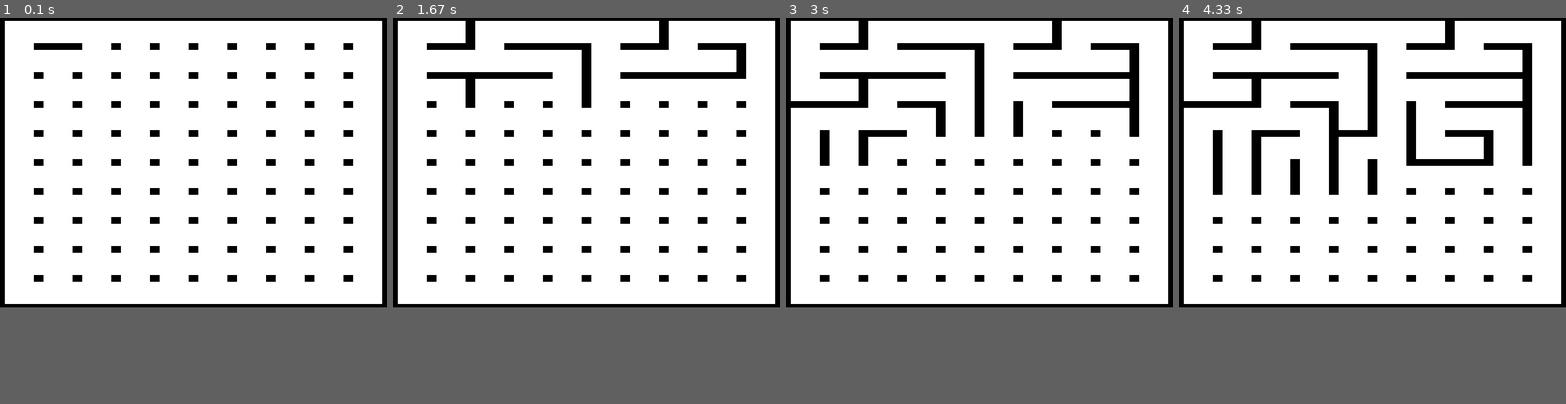
Above: before the commit, frames 1-4 (left to right).
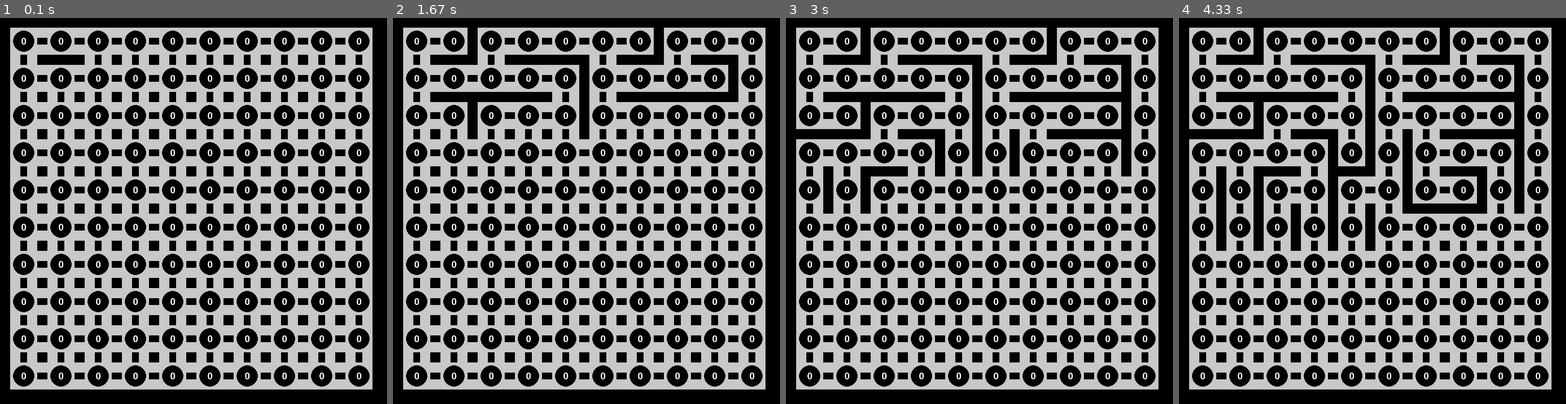
Above: after the commit, the same moments.

Repository: ooishiisao/pygame_game
Game: pygame game, started from maze/maze.py
Two runs of this game, one before a commit and one after it. Both use one fixed random seed, a clock stepped at 60 frames per second and the inputs below.
Inputs:
- Up to frame 1 (0.1 s): no input
- Up to frame 2 (1.67 s): no input
- Up to frame 3 (3 s): no input
- Up to frame 4 (4.33 s): no input
In our replay, the window is 800x600 before the commit and 800x800 after it. These sizes can differ from the game's own. Grey fills any space a smaller window leaves; there, only what the larger window draws over its background counts as a difference.

The runs differ from the first frame. In frame 1, 82% of the frame differs, in the area x 1-99%, y 0-97%; in frame 2, 81%; in frame 3, 80%; in frame 4, 78%.

Commit message:
やり方変更

Diff:
--- a/maze/maze.py
+++ b/maze/maze.py
@@ -11,45 +11,54 @@
     x             = 0
     y             = 0
 
+
 class MazeMap():
-    FLOOR   = 0
-    WALL   = 1
-    CURRENT = 2
-    NEW     = 3
+    FLOOR = 0
+    WALL  = 1
 
     UP    = 0
     LEFT  = 1
     RIGHT = 2
     DOWN  = 3
+
     NONE  = 4
 
-    def __init__(self, maze_size_x : int, maze_size_y : int):
+    def __init__(self, size_x : int, size_y : int):
         super().__init__()
         # 最低5以上の奇数
-        if maze_size_x % 2 == 0:
-            maze_size_x += 1
-        if maze_size_x < 5:
-            maze_size_x = 5
-        if maze_size_y % 2 == 0:
-            maze_size_y += 1
-        if maze_size_y < 5:
-            maze_size_y = 5
-        self.maze_size_x = maze_size_x
-        self.maze_size_y = maze_size_y
-        self.map = [[0 for i in range(maze_size_y)] for j in range(maze_size_x)]
+        if size_x % 2 == 0:
+            size_x += 1
+        if size_x < 5:
+            size_x = 5
+        if size_y % 2 == 0:
+            size_y += 1
+        if size_y < 5:
+            size_y = 5
+        self.size_x = size_x
+        self.size_y = size_y
+        self.map = [[0 for i in range(size_y)] for j in range(size_x)]
         self._step    = 0
         self._steps   = []
         self._substep = 0
         self.clear()
 
     def clear(self):
-        for x, y in product(range(self.maze_size_x), range(self.maze_size_y)):
-            if x == 0 or x == self.maze_size_x-1 or y == 0 or y == self.maze_size_y-1:
+        for x, y in product(range(self.size_x), range(self.size_y)):
+            if x == 0 or x == self.size_x-1 or y == 0 or y == self.size_y-1:
                 self.map[x][y] = MazeMap.WALL
             #elif x % 2 == 0 and y % 2 == 0:
             #    self.map[x][y] = MazeMap.WALL
             else:
                 self.map[x][y] = MazeMap.FLOOR
+
+    def get_type(self, pos_x : int, pos_y : int):
+        size_x = self.size_x
+        size_y = self.size_y
+        if pos_x >= 0 and pos_x < size_x and pos_y >= 0 and pos_y < size_y:
+            ret = self.map[pos_x][pos_y]
+        else:
+            ret = MazeMap.WALL
+        return ret
 
     def make_method1(self):
         self.prepare_method1()
@@ -61,9 +70,9 @@
         self._step    = 0
         self._steps   = []
         self._substep = 0
-        for y, x in product(range(self.maze_size_y), range(self.maze_size_x)):
-            if x > 0 and x < self.maze_size_x-1 and x % 2 == 0 \
-               and y > 0 and y < self.maze_size_y-1 and y % 2 == 0:
+        for y, x in product(range(self.size_y), range(self.size_x)):
+            if x > 0 and x < self.size_x-1 and x % 2 == 0 \
+               and y > 0 and y < self.size_y-1 and y % 2 == 0:
                 self._steps.append((x, y))
 
     def next_method1(self) -> bool:
@@ -105,226 +114,207 @@
         else:
             return False
 
-class MazeGroup(pygame.sprite.Group):
-
-    def __init__(self, maze : MazeMap, size_x : int, size_y : int, size_px_x : int, size_px_y : int):
-        super().__init__()
-        self._maze = maze
-        self._maze.prepare_method1()
-        self._complate_flag = False
-        #self._maze.make_method1()
-
-        for x in range(size_x):
-            for y in range(size_y):
-                area_size_x = size_px_x // size_x
-                area_size_y = size_px_y // size_y
-                area_pos_x  = area_size_x * x
-                area_pos_y  = area_size_y * y
-                rect = pygame.Rect(area_pos_x, area_pos_y, area_size_x, area_size_y)
-                sprite = MazeSprite(self._maze, x, y, rect)
-                self.add(sprite)
-
-    def update(self):
-        if not self._maze.next_method1():
-            self._complate_flag = True
-        super().update()
-
-    def is_complate(self):
-        return self._complate_flag
-
-
-class MazeSprite(pygame.sprite.Sprite):
-
-    def __init__(self, maze : MazeMap, x : int, y : int, rect : pygame.Rect):
-        super().__init__()
-        self._maze = maze
-        self._maze_x = x * 2 + 1
-        self._maze_y = y * 2 + 1
-        self.rect = rect
-        self.image = pygame.Surface((rect.width, rect.height))
-
-    def update(self):
-        self.image.fill((255,255,255))
-        x = self._maze_x
-        y = self._maze_y
-        width  = self.rect.width - 0
-        height = self.rect.height - 0
-        thick_x = width  // 8
-        thick_y = height // 8
-        self.image.fill((0,0,0), (0,             0,              thick_x, thick_y))
-        self.image.fill((0,0,0), (width-thick_x, 0,              thick_x, thick_y))
-        self.image.fill((0,0,0), (0,             height-thick_y, thick_x, thick_y))
-        self.image.fill((0,0,0), (width-thick_x, height-thick_y, thick_x, thick_y))
-        if self._maze.map[x][y-1] == MazeMap.WALL:
-            self.image.fill((0,0,0), \
-                (thick_x,       0,              width-thick_x*2, thick_y         ))
-        if self._maze.map[x-1][y] == MazeMap.WALL:
-            self.image.fill((0,0,0), \
-                (0,             thick_y,        thick_x,         height-thick_y*2))
-        if self._maze.map[x+1][y] == MazeMap.WALL:
-            self.image.fill((0,0,0), \
-                (width-thick_x, thick_y,        thick_x,         height-thick_y*2))
-        if self._maze.map[x][y+1] == MazeMap.WALL:
-            self.image.fill((0,0,0), \
-                (thick_x,       height-thick_y, width-thick_x*2, thick_y         ))
+    def is_complete(self) -> bool:
+        if self._step < len(self._steps):
+            return False
+        else:
+            return True
+
+    def dump(self):
+        for y in range(self.size_y):
+            line = ""
+            for x in range(self.size_x):
+                line += f"{self.map[x][y]} "
+            print(f"{y} :{line}")
+
 
 class MazeGraph():
-
-    def __init__(self, maze : MazeMap, size_x : int, size_y : int):
-        self._maze = maze
-        self._size_x = size_x
-        self._size_y = size_y
-        self.nodes = []
-        self.links = []
-        for x, y in product(range(size_x), range(size_y)):
-            self.nodes.append(MazeNode(x, y))
-
-        for node in self.nodes:
-            maze_x = node.pos_x * 2 + 1
-            maze_y = node.pos_y * 2 + 1
-            # UP
-            node_nextto = MazeNode(-1, -1) # dummy
-            if self._maze.map[maze_x][maze_y-1] == MazeMap.FLOOR:
-                node_nextto = self._find_node(node.pos_x, node.pos_y-1)
-            if node_nextto.link[MazeMap.DOWN] is None:
-                self.links.append(MazeLink(node_nextto, MazeMap.UP, node, MazeMap.DOWN))
-            # LEFT
-            node_nextto = MazeNode(-1, -1) # dummy
-            if self._maze.map[maze_x-1][maze_y] == MazeMap.FLOOR:
-                node_nextto = self._find_node(node.pos_x-1, node.pos_y)
-            if node_nextto.link[MazeMap.RIGHT] is None:
-                self.links.append(MazeLink(node_nextto, MazeMap.LEFT, node, MazeMap.RIGHT))
-            # RIGHT
-            node_nextto = MazeNode(-1, -1) # dummy
-            if self._maze.map[maze_x+1][maze_y] == MazeMap.FLOOR:
-                node_nextto = self._find_node(node.pos_x+1, node.pos_y)
-            if node_nextto.link[MazeMap.LEFT] is None:
-                self.links.append(MazeLink(node, MazeMap.LEFT, node_nextto, MazeMap.RIGHT))
-            # DOWN
-            node_nextto = MazeNode(-1, -1) # dummy
-            if self._maze.map[maze_x][maze_y+1] == MazeMap.FLOOR:
-                node_nextto = self._find_node(node.pos_x, node.pos_y+1)
-            if node_nextto.link[MazeMap.UP] is None:
-                self.links.append(MazeLink(node, MazeMap.UP, node_nextto, MazeMap.DOWN))
-
-    def _find_node(self, x : int, y : int):
-        ret = None
-        for node in self.nodes:
-            if node.pos_x == x and node.pos_y == y:
-                ret = node
-                break
-        return ret
-
-
-class MazeNode():
     UP    = 0
     LEFT  = 1
     RIGHT = 2
     DOWN  = 3
+
+    def __init__(self, map : MazeMap):
+        self._map = map
+        self.elements = []
+
+        size_x = map.size_x
+        size_y = map.size_y
+
+        for x, y in product(range(size_x), range(size_y)):
+            if x % 2 == 0 or y % 2 == 0:
+                self.elements.append(MazeElement(MazeElement.TYPE_LINK, x, y))
+            else:
+                self.elements.append(MazeElement(MazeElement.TYPE_NODE, x, y))
+
+    def scan(self):
+        for elem in self.elements:
+            elem.clear()
+
+        for e in self.elements:
+            elem : MazeElement = e
+            pos_x = elem.pos_x
+            pos_y = elem.pos_y
+
+            if pos_x % 2 == 1 and pos_y % 2 == 1:
+                # UP
+                elem.set_link(MazeGraph.UP,    self._find_elem(pos_x,   pos_y-1) )
+                # LEFT
+                elem.set_link(MazeGraph.LEFT,  self._find_elem(pos_x-1, pos_y  ) )
+                # RIGHT
+                elem.set_link(MazeGraph.RIGHT, self._find_elem(pos_x+1, pos_y  ) )
+                # DOWN
+                elem.set_link(MazeGraph.DOWN,  self._find_elem(pos_x,   pos_y+1) )
+
+    def _find_elem(self, x : int, y : int):
+        ret = None
+        for elem in self.elements:
+            if elem.pos_x == x and elem.pos_y == y:
+                if self._map.map[x][y] == MazeMap.FLOOR:
+                    ret = elem
+                break
+        return ret
+
+    def dump(self):
+        for elem in self.elements:
+            print("---------------")
+            if elem.type == MazeElement.TYPE_NODE:
+                print(f"type : NODE")
+            else:
+                print(f"type : LINK")
+            print(f"pos x:{elem.pos_x} y:{elem.pos_y}")
+            if elem.link[MazeGraph.UP] is None:
+                print(f"link[UP]: None")
+            else:
+                print(f"link[UP]:   pos {elem.link[MazeGraph.UP].pos_x} {elem.link[MazeGraph.UP].pos_y}")
+            if elem.link[MazeGraph.LEFT] is None:
+                print(f"link[LEFT]: None")
+            else:
+                print(f"link[LEFT]:  pos {elem.link[MazeGraph.LEFT].pos_x} {elem.link[MazeGraph.LEFT].pos_y}")
+            if elem.link[MazeGraph.RIGHT] is None:
+                print(f"link[RIGHT]: None")
+            else:
+                print(f"link[RIGHT]: pos {elem.link[MazeGraph.RIGHT].pos_x} {elem.link[MazeGraph.RIGHT].pos_y}")
+            if elem.link[MazeGraph.DOWN] is None:
+                print(f"link[DOWN]: None")
+            else:
+                print(f"link[DOWN]:  pos {elem.link[MazeGraph.DOWN].pos_x} {elem.link[MazeGraph.DOWN].pos_y}")
+            print(f"link_flag : {elem.link_flag}")
+
+class MazeElement():
+    TYPE_NODE  = 1
+    TYPE_LINK  = 2
     UNDETERMINED = 0
     TENTATIVE    = 1
     DETERMINED   = 2
 
-    def __init__(self, pos_x : int, pos_y : int):
-        self.pos_x    = pos_x
-        self.pos_y    = pos_y
-        self.link     = [None for x in range(4)]
-        self.distance = 0
-        self.state    = MazeNode.UNDETERMINED
-        #self._font = pygame.font.SysFont(None, 24)
-
-
-class MazeLink():
-
-    def __init__(self, node1, dir1 : int, node2, dir2 : int):
-        if node1.pos_x == -1 and node1.pos_y == -1 or node2.pos_x == -1 and node2.pos_y == -1:
-            self.weight = -1
-        else:
-            self.weight = 1
-
-        self.link = [None for x in range(4)]
-        if dir1 == MazeMap.UP:
-            self.link[MazeMap.UP]     = node1
-            node1.link[MazeMap.DOWN]  = self
-        elif dir1 == MazeMap.LEFT:
-            self.link[MazeMap.LEFT]   = node1
-            node1.link[MazeMap.RIGHT] = self
-        elif dir1 == MazeMap.RIGHT:
-            self.link[MazeMap.RIGHT]  = node1
-            node1.link[MazeMap.LEFT]  = self
-        elif dir1 == MazeMap.DOWN:
-            self.link[MazeMap.DOWN]   = node1
-            node1.link[MazeMap.UP]    = self
-
-        if dir2 == MazeMap.UP:
-            self.link[MazeMap.UP]     = node2
-            node2.link[MazeMap.DOWN]  = self
-        elif dir2 == MazeMap.LEFT:
-            self.link[MazeMap.LEFT]   = node2
-            node2.link[MazeMap.RIGHT] = self
-        elif dir2 == MazeMap.RIGHT:
-            self.link[MazeMap.RIGHT]  = node2
-            node2.link[MazeMap.LEFT]  = self
-        elif dir2 == MazeMap.DOWN:
-            self.link[MazeMap.DOWN]   = node2
-            node2.link[MazeMap.UP]    = self
-
-
-class GraphGroup(pygame.sprite.Group):
-
-    def __init__(self, graph : MazeGraph, size_x : int, size_y : int, size_px_x : int, size_px_y : int):
+    def __init__(self, type : int, pos_x : int, pos_y : int):
+        self.type      = type
+        self.pos_x     = pos_x
+        self.pos_y     = pos_y
+        self.link      = [None for x in range(4)]
+        self.link_flag = False
+        self.distance  = 0
+        self.state     = MazeElement.UNDETERMINED
+
+    def set_link(self, dir : int, elem):
+        self.link[dir] = elem
+        if elem is not None:
+            self.link_flag = True
+            if dir == MazeGraph.UP:
+                elem.link[MazeGraph.DOWN] = self
+            if dir == MazeGraph.LEFT:
+                elem.link[MazeGraph.RIGHT] = self
+            if dir == MazeGraph.RIGHT:
+                elem.link[MazeGraph.LEFT] = self
+            if dir == MazeGraph.DOWN:
+                elem.link[MazeGraph.UP] = self
+            elem.link_flag = True
+
+    def clear(self):
+        self.link[MazeGraph.UP]    = None
+        self.link[MazeGraph.LEFT]  = None
+        self.link[MazeGraph.RIGHT] = None
+        self.link[MazeGraph.DOWN]  = None
+        self.link_flag = False
+
+
+class MazeGroup(pygame.sprite.Group):
+
+    def __init__(self, map : MazeMap, graph : MazeGraph, size_x : int, size_y : int, size_px_x : int, size_px_y : int):
         super().__init__()
+        self._map = map
+        self._map.prepare_method1()
+        #self._map.make_method1()
+
         self._graph = graph
 
-        for node in graph.nodes:
-            x = node.pos_x
-            y = node.pos_y
-            area_size_x = size_px_x // size_x
-            area_size_y = size_px_y // size_y
-            area_pos_x  = area_size_x * x + area_size_x // 4
-            area_pos_y  = area_size_y * y + area_size_y // 4
-            rect = pygame.Rect(area_pos_x, area_pos_y, area_size_x//2, area_size_y//2)
-            sprite = NodeSprite(node, rect)
+        node_ratio = 70
+        link_ratio = 100 - node_ratio
+        node_size_px_x = (size_px_x * node_ratio // 100) // (size_x // 2)
+        node_size_px_y = (size_px_y * node_ratio // 100) // (size_y // 2)
+        link_size_px_x = (size_px_x * link_ratio // 100) // (size_x // 2 + 1)
+        link_size_px_y = (size_px_y * link_ratio // 100) // (size_y // 2 + 1)
+        unit_size_px_x = link_size_px_x + node_size_px_x
+        unit_size_px_y = link_size_px_y + node_size_px_y
+        for elem in graph.elements:
+            x = elem.pos_x
+            y = elem.pos_y
+            if x % 2 == 0:
+                offset_x    = 0
+                area_size_x = link_size_px_x
+            else:
+                offset_x    = link_size_px_x
+                area_size_x = node_size_px_x
+            if y % 2 == 0:
+                offset_y    = 0
+                area_size_y = link_size_px_y
+            else:
+                offset_y    = link_size_px_y
+                area_size_y = node_size_px_y
+            area_pos_x = unit_size_px_x * (x // 2) + offset_x
+            area_pos_y = unit_size_px_y * (y // 2) + offset_y
+            rect = pygame.Rect(area_pos_x, area_pos_y, area_size_x, area_size_y)
+            sprite = MazeSprite(elem, x, y, rect)
             self.add(sprite)
 
-        for link in graph.links:
-            sprite = LinkSprite(link)
-            self.add(sprite)
-
     def update(self):
+        if not self._map.is_complete():
+            self._map.next_method1()
+        self._graph.scan()
+        #self._map.dump()
+        #self._graph.dump()
         super().update()
 
 
-class NodeSprite(pygame.sprite.Sprite):
-
-    def __init__(self, node : MazeNode, rect : pygame.Rect):
+class MazeSprite(pygame.sprite.Sprite):
+
+    def __init__(self, elem : MazeElement, x : int, y : int, rect : pygame.Rect):
         super().__init__()
-        self._node = node
+        self._elem = elem
         self.rect = rect
         self.image = pygame.Surface((rect.width, rect.height))
+        self._font = pygame.font.SysFont(None, rect.height//2)
 
     def update(self):
-        self.image.fill((255,255,255))
-
-        width  = self.rect.width
-        height = self.rect.height
-        self.image.fill((0,0,255), (width//8*3, height//8*3, width//8*2, height//8*2))
-        if self._node.link[MazeMap.UP].weight >= 0:
-            self.image.fill((255,0,0), (width//8*3, height//8*0, width//8*2, height//8*2))
-        if self._node.link[MazeMap.LEFT].weight >= 0:
-            self.image.fill((255,0,0), (width//8*0, height//8*3, width//8*2, height//8*2))
-        if self._node.link[MazeMap.RIGHT].weight >= 0:
-            self.image.fill((255,0,0), (width//8*6, height//8*3, width//8*2, height//8*2))
-        if self._node.link[MazeMap.DOWN].weight >= 0:
-            self.image.fill((255,0,0), (width//8*3, height//8*6, width//8*2, height//8*2))
-
-
-class LinkSprite(pygame.sprite.Sprite):
-
-    def __init__(self, link : MazeLink):
-        super().__init__()
-        self.rect = (0, 0, 0, 0)
-        self.image = pygame.Surface((0, 0))
+        self.image.fill((200,200,200))
+        if self._elem.type == MazeElement.TYPE_LINK:
+            if self._elem.link_flag == False:
+                self.image.fill((0,0,0))
+            else:
+                if self._elem.link[MazeGraph.UP] is not None:
+                    rect = self.rect.scale_by(0.25, 1)
+                else:
+                    rect = self.rect.scale_by(1, 0.25)
+                rect.center = self.image.get_rect().center
+                self.image.fill((0,0,0), rect)
+
+        else:
+            pygame.draw.circle(self.image, (0,0,0), self.image.get_rect().center, self.rect.height//2.5)
+            image = self._font.render(f"{0}", True, (255,255,255))
+            rect  = image.get_rect()
+            rect.center = self.image.get_rect().center
+            self.image.blit(image, rect)
 
 
 class MazeGame(Game):
@@ -334,21 +324,19 @@
     SCENE_GRAPH = 1
     SCENE_END   = 2
 
-    def __init__(self, size_px_x=800, size_px_y=600):
+    def __init__(self, size_px_x=800, size_px_y=800):
         """初期化"""
         super().__init__(size_px_x, size_px_y)
 
         self.scene      = MazeGame.SCENE_MAZE
         self.FPS        = 30
-        size_x          = 10
-        size_y          = 10
-        self._size_x    = size_x
-        self._size_y    = size_y
-        self._size_px_x = size_px_x
-        self._size_px_y = size_px_y
-        self._maze      = MazeMap(size_x*2+1, size_y*2+1)
-        self._mazegrp   = MazeGroup(self._maze, size_x, size_y, size_px_x, size_px_y)
-        self._grphgrp   = None
+        apparent_size_x = 10
+        apparent_size_y = 10
+        size_x          = apparent_size_x*2+1
+        size_y          = apparent_size_y*2+1
+        self._mazemap   = MazeMap(size_x, size_y)
+        self._mazegraph = MazeGraph(self._mazemap)
+        self._mazegrp   = MazeGroup(self._mazemap, self._mazegraph, size_x, size_y, size_px_x, size_px_y)
 
     def on_frame(self):
         """フレーム処理
@@ -367,22 +355,12 @@
                 break
 
         # オブジェクト更新
-        #if action_flag == True:
+        self._mazegrp.update()
         if self.scene == MazeGame.SCENE_MAZE:
-            self._mazegrp.update()
-            if self._mazegrp.is_complate() == True:
-                scene = MazeGame.SCENE_GRAPH
-                self._graph   = MazeGraph(self._maze, self._size_x, self._size_y)
-                self._grphgrp = GraphGroup(self._graph, self._size_x, self._size_y, self._size_px_x, self._size_px_y)
-                self._grphgrp.update()
-
-
+            pass
 
         # 今回描画分をサーフェイスに描画
         self._mazegrp.draw(self.surface)
-        if self.scene == MazeGame.SCENE_GRAPH:
-            pass
-            self._grphgrp.draw(self.surface)
 
 
         return scene
Not shown, changed: maze/maze.md
